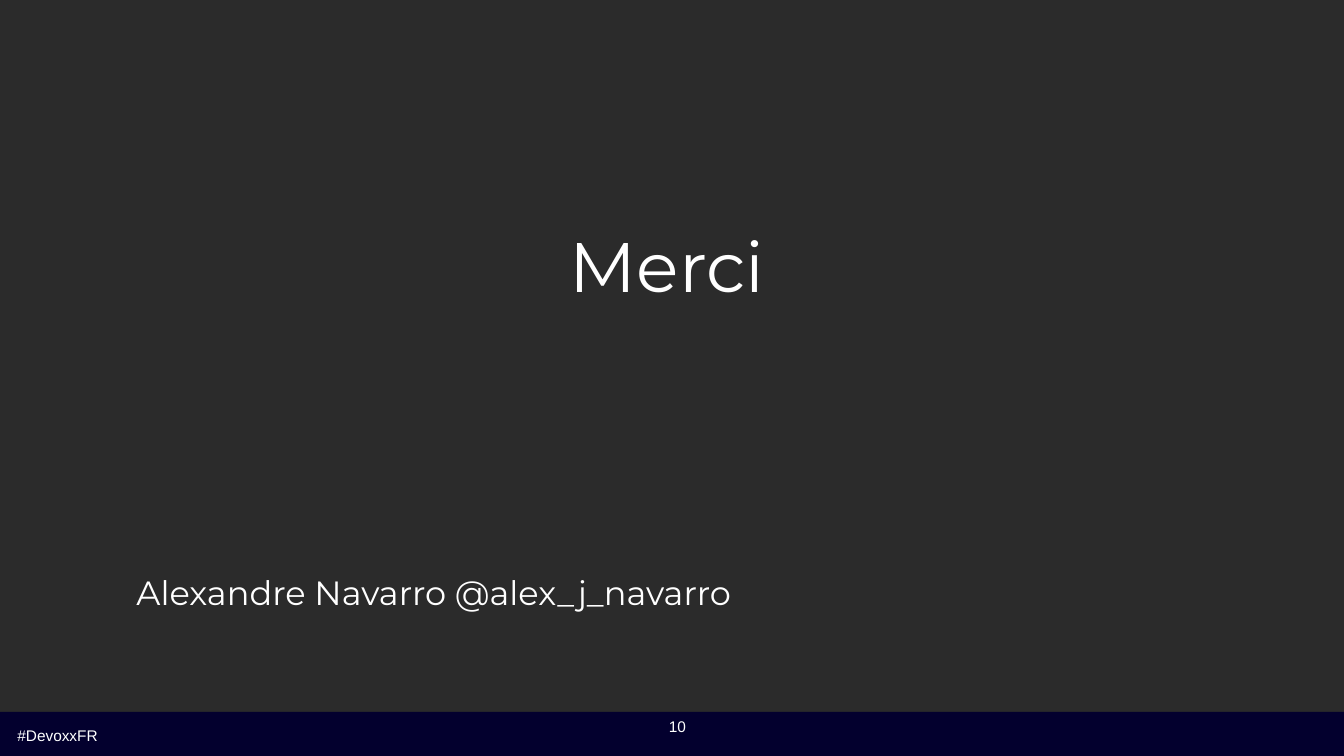
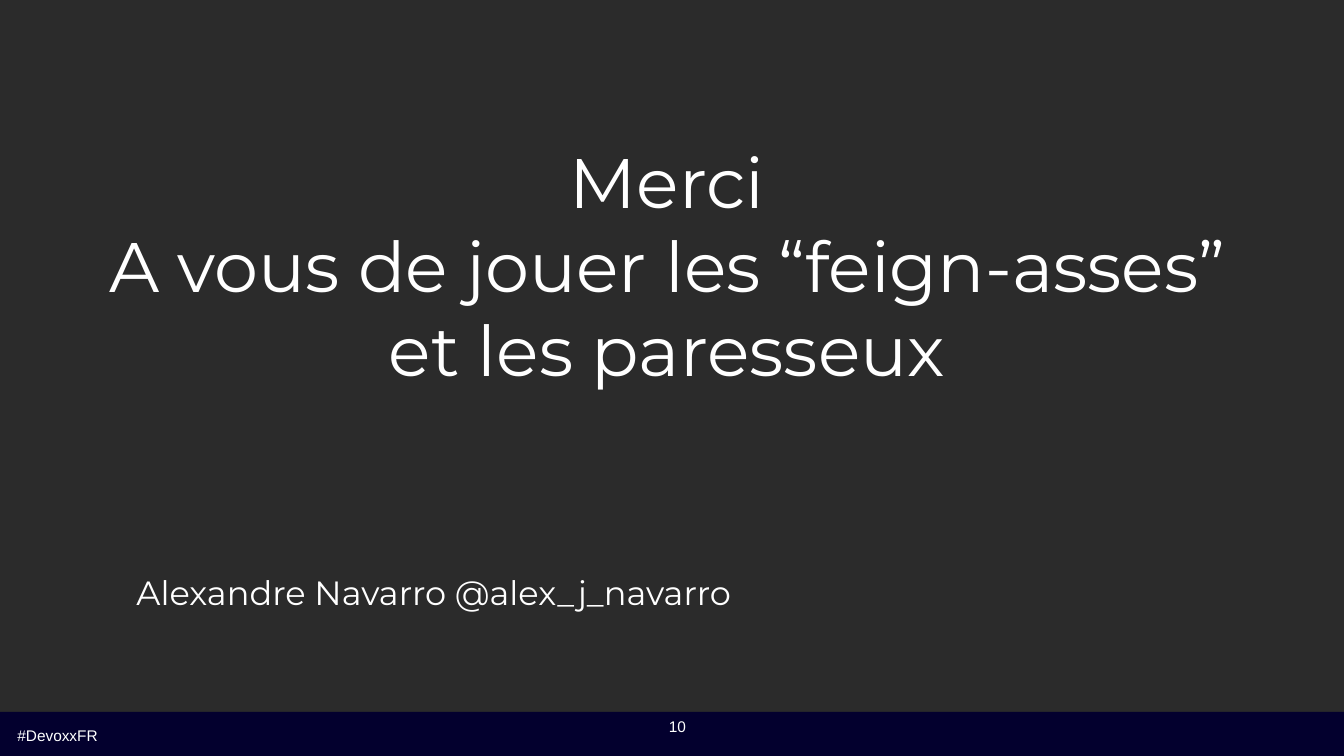
Before and after one commit to alexandrenavarro/soyer-un-feign-asse-quand-vous-ecrivez-un-client-rest-java-devoxx-fr-2017, a slide deck: slide 10 of src/main/odp/soyez-une-feign-asse-quand-vous-ecrivez-un-client-rest-java-devoxx-fr-2017.odp. Drawn at 1344x756 pixels with LibreOffice and Linux fonts; fonts in the diff are those of the drawing; background and template pictures are left out; a plain dark background stands for a picture behind light text. Boxes give left, top, right and bottom in pixels: in the first picture for what was removed or moved away, otherwise in the second. Text is boxed around its words. In the diff, an @@ line names an element or a change of style, - is before the commit and + after.

Commit message:
Add Feign Sample in the presentation

```diff
--- a/src/main/odp/soyez-une-feign-asse-quand-vous-ecrivez-un-client-rest-java-devoxx-fr-2017.odp
+++ b/src/main/odp/soyez-une-feign-asse-quand-vous-ecrivez-un-client-rest-java-devoxx-fr-2017.odp
@@ title at (109, 156, 1225, 390): text changed @@
-Merci
+Merci
+A vous de jouer les “feign-asses”
+et les paresseux
```
Also in this commit, not shown: 5 other slides changed, 13 other files.
